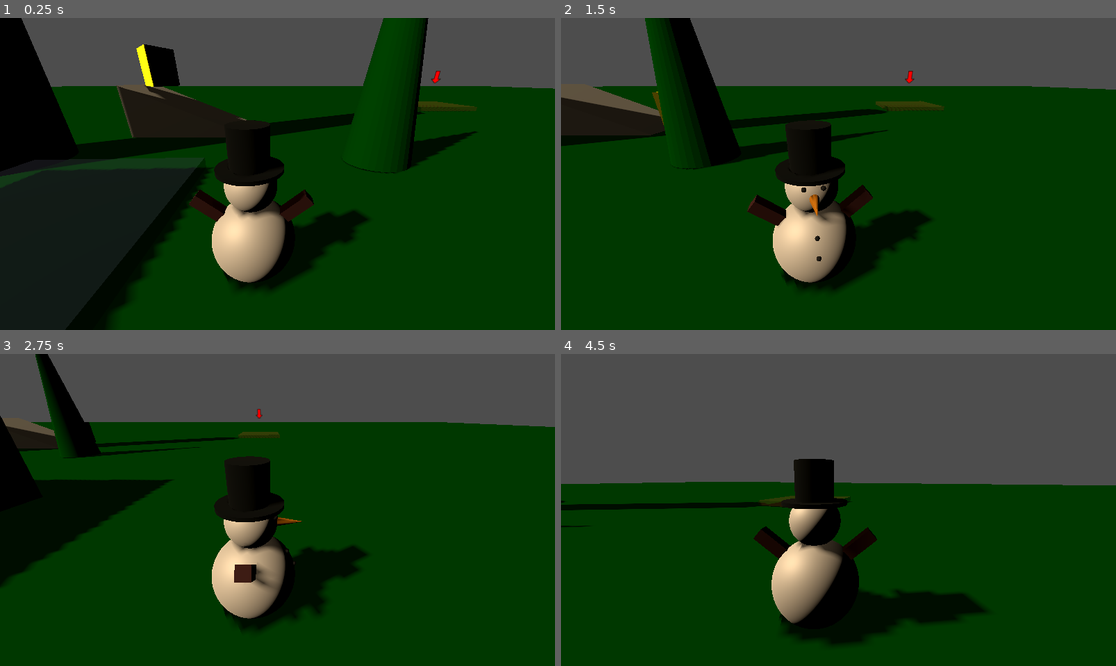
Above: before the commit, frames 1-4 (two rows, left to right).
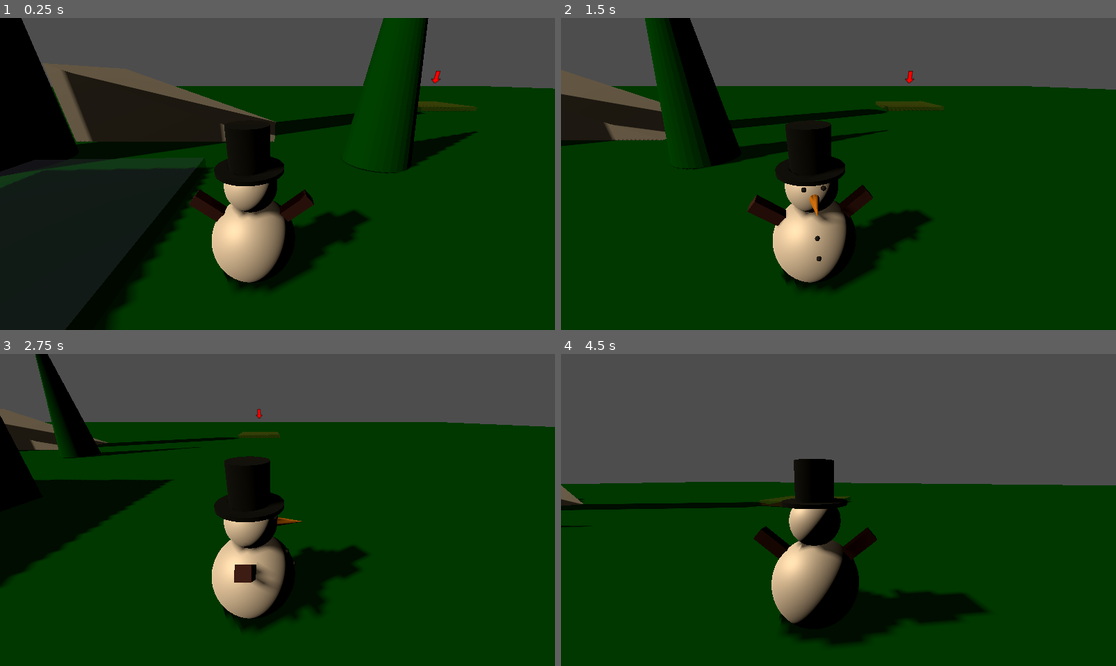
Above: after the commit, the same moments.

Repository: ThannooDhanan/3D-Game
Game: Godot game, scene res://Starting_Scene.tscn
Same seed, same stepped clock (60 frames per second), same inputs: the game is played once before the commit and once after it.
Inputs (mouse positions are in pixels of both pictures, inside the frame that each line leads up to):
- Up to frame 1 (0.25 s): no input
- Up to frame 2 (1.5 s): move the mouse to (960, 158) at 0.52 s; hold Right (Right) 0.53-1.28 s; hold X (Dig) 0.53-1.28 s; tap Space (jump) at 0.77 s; move the mouse to (727, 189) at 1.27 s; hold Down (Backward) from 1.28 s (still down); tap X (Dig) at 1.35 s
- Up to frame 3 (2.75 s): tap Space (jump) at 1.52 s; move the mouse to (333, 441) at 2.02 s; release Down (Backward) at 2.03 s; press the mouse at (333, 441) at 2.03 s; hold Right (Right) from 2.03 s (still down); tap X (Dig) at 2.3 s
- Up to frame 4 (4.5 s): move the mouse to (832, 516) at 2.77 s; release Right (Right) at 2.78 s; release the mouse at (832, 516) at 2.78 s; hold W (Forward) from 2.78 s (still down); tap X (Dig) at 2.85 s; tap Space (jump) at 3.02, 3.77 s; move the mouse to (877, 513) at 3.52 s; hold X (Dig) 3.53-4.28 s; move the mouse to (794, 506) at 4.27 s; click (794, 506) at 4.35 s

The runs differ from the first frame. In frame 1, 4.0% of the frame differs, in the area x 9-50%, y 8-40%; in frame 2, 1.1%; in frame 3, 0.3%; in frame 4, 0.1%.

Commit message:
Treasures
Added visual representation of the treasure getting "dug-up."

Diff:
--- /dev/null
+++ b/Scripts/DigSpot.gd
@@ -0,0 +1,21 @@
+extends PointOfInterest
+class_name DigSpot
+
+@export_range(1,3) var level: int = 1
+
+var burriedTreasure : PackedScene
+
+func _ready() -> void:
+	if !active:
+		pointerArrow.visible = false
+	else:
+		pass
+
+func _on_body_entered(body: Node3D):
+	if body is Player:
+		emit_signal("playerEnteredSite", self, body)
+		if !body.finishedDigging.is_connected(player_has_dugup_treasure):
+			body.finishedDigging.connect(player_has_dugup_treasure)
+
+func player_has_dugup_treasure(player: Player):
+	print(player.name + " has unearthed treasure!")
--- a/Scripts/Waypoint.gd
+++ b/Scripts/Point_of_interest.gd
@@ -1,15 +1,11 @@
 extends Area3D
-class_name DigSpot
+class_name PointOfInterest
 
 @onready var pointerArrow := %Arrow
 var active := false
 
 signal playerEnteredSite(digSite: Area3D, player: Node3D)
 signal playerLeftSite(player: Node3D)
-
-func _ready() -> void:
-	if !active:
-		pointerArrow.visible = false
 
 func _on_body_entered(body: Node3D) -> void:
 	if body is Player:
--- /dev/null
+++ b/Scripts/home.gd
@@ -0,0 +1,5 @@
+extends PointOfInterest
+class_name Home
+
+func _ready():
+	pointerArrow.visible = false
--- a/Scripts/player.gd
+++ b/Scripts/player.gd
@@ -37,7 +37,7 @@
 var isDigging := false
 var digTime := 0.0
 const MAX_DIG_TIME := 3.0
-signal finishedDigging
+signal finishedDigging(player: Player)
 
 func _input(event):
 	if (event.is_action_pressed("left_click")):
@@ -128,7 +128,7 @@
 		if digTime >= MAX_DIG_TIME:
 			print("finished Digging!")
 			resetAfterDigging(false)
-			emit_signal("finishedDigging")
+			emit_signal("finishedDigging", self)
 	elif digTime > 0:
 		print("Digging canceled, progress lost")
 		resetAfterDigging(true)
--- a/Scripts/treasures/treasure.gd
+++ b/Scripts/treasures/treasure.gd
@@ -8,7 +8,11 @@
 
 var velocity := Vector3.ZERO
 var gravity = ProjectSettings.get_setting("physics/3d/default_gravity")
+
+@export_category("Treasure properties")
+@export var displayName : String
 @export_range(5,50) var value: int
+
 
 func _physics_process(delta: float):
 	#simple rotation for the object
--- a/Scripts/treasures/treasure_bank.gd
+++ b/Scripts/treasures/treasure_bank.gd
@@ -1,7 +1,6 @@
 extends Node3D
 
-@onready var treasureBank := [
-	["res://treasure.tscn"], #level1 treasure
-	[], #level2 treasure
-	[] #level3 treasure
-	]
+const TREASURE_BANK := [
+	#level1 treasures
+	preload("res://Treasures/treasure_levels/treasures_level_1.tres")
+]
--- /dev/null
+++ b/Scripts/treasures/treasure_table.gd
@@ -0,0 +1,4 @@
+extends Resource
+class_name TreasureTable
+
+@export var treasures : Array[PackedScene] = []
--- a/Scripts/waypoint_and_home.gd
+++ b/Scripts/waypoint_and_home.gd
@@ -2,6 +2,7 @@
 
 @onready var dig_spots := %Checkpoints
 @onready var home := %Home
+@onready var treasureBank := %"Treasure Bank"
 
 var activeWaypoint: DigSpot
 
@@ -15,15 +16,16 @@
 		if waypoint != activeWaypoint:
 			waypoint.active = false
 			waypoint.visible = false
-	activeWaypoint.active = true
-	activeWaypoint.pointerArrow.visible = true
+	setUpActiveDigSpot()
+
 
 
 func playerInPoint(digSite: Area3D, player: Node3D) -> void:
 	if player is Player and digSite.active:
 		player.canDig = true
 		player.finishedDigging.connect(goHome)
-		#wait for the player to finish digging then deactivate digSite
+		player.finishedDigging.connect(releaseTreasure)
+		#wait for the player to finish digging then release treasure
 		#make home the new active point
 		print("Player " + player.name + " in " + digSite.name)
 
@@ -31,6 +33,19 @@
 	if player is Player:
 		player.canDig = false
 
-func goHome():
+func goHome(_player: Player):
 	activeWaypoint.active = false
 	activeWaypoint.visible = false
+
+func setUpActiveDigSpot():
+	var table: TreasureTable = treasureBank.TREASURE_BANK[activeWaypoint.level - 1]
+	var treasures = table.treasures
+	var randomTreasure = treasures[randi_range(0, len(treasures) -1)]
+	activeWaypoint.active = true
+	activeWaypoint.pointerArrow.visible = true
+	activeWaypoint.burriedTreasure = randomTreasure
+
+func releaseTreasure(_player: Player):
+	var treasureInstance = activeWaypoint.burriedTreasure.instantiate()
+	get_tree().current_scene.add_child(treasureInstance)
+	treasureInstance.global_position = activeWaypoint.global_position + Vector3(0,1,0)
--- a/Starting_Scene.tscn
+++ b/Starting_Scene.tscn
@@ -7,7 +7,6 @@
 [ext_resource type="Material" uid="uid://ckm4aknro6eh1" path="res://Materials/Color Materials/carrot.tres" id="4_t3ix3"]
 [ext_resource type="Material" uid="uid://cp8ddjlkjemya" path="res://Materials/Color Materials/Snowman_arm.tres" id="5_y1wb8"]
 [ext_resource type="PackedScene" uid="uid://dw4agfysx3wke" path="res://waypoint_and_return.tscn" id="6_t3ix3"]
-[ext_resource type="PackedScene" uid="uid://fja02r6tv40w" path="res://Treasures/treasure.tscn" id="8_l2gww"]
 [ext_resource type="PackedScene" uid="uid://7t6oubquod5h" path="res://to delete/ramp.tscn" id="9_na0wc"]
 
 [sub_resource type="QuadMesh" id="QuadMesh_e4ond"]
@@ -110,11 +109,8 @@
 [node name="WaypointAndReturn" parent="." instance=ExtResource("6_t3ix3")]
 transform = Transform3D(-0.041718695, 0, 0.9991294, 0, 1, 0, -0.9991294, 0, -0.041718695, -2.5750403, 0, -0.45673704)
 
-[node name="Treasure" parent="." instance=ExtResource("8_l2gww")]
-transform = Transform3D(1, 0, 0, 0, 1, 0, 0, 0, 1, -3.3497577, 2.4976833, -5.068224)
-
 [node name="Ramp" parent="." instance=ExtResource("9_na0wc")]
-transform = Transform3D(-1.18784946e-07, 3.4367704, 0, -2.7174828, -1.50226e-07, 0, 0, 0, 1.8880184, -2.304203, 4.7683716e-07, -5.2471685)
+transform = Transform3D(-1.18784946e-07, 3.4367704, 0, -2.7174828, -1.50226e-07, 0, 0, 0, 1.8880184, -2.304203, -0.19730997, -5.2471685)
 
 [editable path="Snowman"]
 [editable path="WaypointAndReturn"]
--- a/Treasures/treasure.tscn
+++ b/Treasures/treasure_donut.tscn
@@ -1,10 +1,12 @@
-[gd_scene load_steps=7 format=3 uid="uid://fja02r6tv40w"]
+[gd_scene load_steps=7 format=3 uid="uid://d2coigwpui6n1"]
 
-[ext_resource type="Script" uid="uid://nitlwgig5ort" path="res://Scripts/treasures/treasure.gd" id="1_hhdy1"]
-[ext_resource type="PhysicsMaterial" uid="uid://bhsh6ehsici0y" path="res://Materials/Physics/Frictionless.tres" id="1_lxfyp"]
-[ext_resource type="Material" uid="uid://ce8tijgnp7uge" path="res://Materials/Color Materials/treasure.tres" id="2_lxfyp"]
+[ext_resource type="PhysicsMaterial" uid="uid://bhsh6ehsici0y" path="res://Materials/Physics/Frictionless.tres" id="1_56bag"]
+[ext_resource type="Script" uid="uid://nitlwgig5ort" path="res://Scripts/treasures/treasure.gd" id="2_8nggf"]
+[ext_resource type="Material" uid="uid://ce8tijgnp7uge" path="res://Materials/Color Materials/treasure.tres" id="3_140gl"]
 
-[sub_resource type="PrismMesh" id="PrismMesh_qkt42"]
+[sub_resource type="TorusMesh" id="TorusMesh_56bag"]
+inner_radius = 0.33
+outer_radius = 1.1
 
 [sub_resource type="CapsuleShape3D" id="CapsuleShape3D_hhdy1"]
 height = 1.3
@@ -17,17 +19,18 @@
 axis_lock_angular_x = true
 axis_lock_angular_y = true
 axis_lock_angular_z = true
-physics_material_override = ExtResource("1_lxfyp")
+physics_material_override = ExtResource("1_56bag")
 contact_monitor = true
 max_contacts_reported = 2
-script = ExtResource("1_hhdy1")
-value = 5
+script = ExtResource("2_8nggf")
+displayName = "DO-NUT"
+value = 10
 
 [node name="Skin" type="MeshInstance3D" parent="."]
 unique_name_in_owner = true
-transform = Transform3D(1, 0, 0, 0, -4.371139e-08, -1, 0, 1, -4.371139e-08, 0, 0, 0)
-mesh = SubResource("PrismMesh_qkt42")
-surface_material_override/0 = ExtResource("2_lxfyp")
+transform = Transform3D(0.49846926, -0.23244005, 0, 0.23244005, 0.49846926, 0, 0, 0, 0.55, 0, 0, 0)
+mesh = SubResource("TorusMesh_56bag")
+surface_material_override/0 = ExtResource("3_140gl")
 
 [node name="CollisionShape3D" type="CollisionShape3D" parent="."]
 transform = Transform3D(1, 0, 0, 0, 1, 0, 0, 0, 1, 2.9802322e-08, -0.049572825, 2.9802322e-08)
--- /dev/null
+++ b/Treasures/treasure_fish.tscn
@@ -0,0 +1,45 @@
+[gd_scene load_steps=7 format=3 uid="uid://b7ptdlx6ef73l"]
+
+[ext_resource type="PhysicsMaterial" uid="uid://bhsh6ehsici0y" path="res://Materials/Physics/Frictionless.tres" id="1_gpi10"]
+[ext_resource type="Script" uid="uid://nitlwgig5ort" path="res://Scripts/treasures/treasure.gd" id="2_ign2p"]
+[ext_resource type="Material" uid="uid://ce8tijgnp7uge" path="res://Materials/Color Materials/treasure.tres" id="3_apd5j"]
+
+[sub_resource type="CapsuleMesh" id="CapsuleMesh_gpi10"]
+
+[sub_resource type="CapsuleShape3D" id="CapsuleShape3D_hhdy1"]
+height = 1.3
+
+[sub_resource type="BoxShape3D" id="BoxShape3D_h85lg"]
+size = Vector3(1.4, 1.4, 1.4)
+
+[node name="Treasure" type="RigidBody3D"]
+collision_mask = 3
+axis_lock_angular_x = true
+axis_lock_angular_y = true
+axis_lock_angular_z = true
+physics_material_override = ExtResource("1_gpi10")
+contact_monitor = true
+max_contacts_reported = 2
+script = ExtResource("2_ign2p")
+displayName = "Fish of Life"
+value = 7
+
+[node name="Skin" type="MeshInstance3D" parent="."]
+unique_name_in_owner = true
+transform = Transform3D(0.7, 0, 0, 0, -3.059797e-08, -0.7, 0, 0.7, -3.059797e-08, 0, 0, 0)
+mesh = SubResource("CapsuleMesh_gpi10")
+surface_material_override/0 = ExtResource("3_apd5j")
+
+[node name="CollisionShape3D" type="CollisionShape3D" parent="."]
+transform = Transform3D(1, 0, 0, 0, 1, 0, 0, 0, 1, 2.9802322e-08, -0.049572825, 2.9802322e-08)
+shape = SubResource("CapsuleShape3D_hhdy1")
+
+[node name="ContactBox" type="Area3D" parent="."]
+unique_name_in_owner = true
+
+[node name="CollisionShape3D" type="CollisionShape3D" parent="ContactBox"]
+transform = Transform3D(1, 0, 0, 0, 1, 0, 0, 0, 1, -5.9604645e-08, 5.9604645e-08, 5.9604645e-08)
+shape = SubResource("BoxShape3D_h85lg")
+
+[connection signal="body_entered" from="." to="." method="_on_body_entered"]
+[connection signal="body_entered" from="ContactBox" to="." method="_on_contact_box_body_entered"]
--- /dev/null
+++ b/Treasures/treasure_generic.tscn
@@ -0,0 +1,45 @@
+[gd_scene load_steps=7 format=3 uid="uid://fja02r6tv40w"]
+
+[ext_resource type="PhysicsMaterial" uid="uid://bhsh6ehsici0y" path="res://Materials/Physics/Frictionless.tres" id="1_dtg05"]
+[ext_resource type="Script" uid="uid://nitlwgig5ort" path="res://Scripts/treasures/treasure.gd" id="2_t0lxv"]
+[ext_resource type="Material" uid="uid://ce8tijgnp7uge" path="res://Materials/Color Materials/treasure.tres" id="3_r65jg"]
+
+[sub_resource type="PrismMesh" id="PrismMesh_qkt42"]
+
+[sub_resource type="CapsuleShape3D" id="CapsuleShape3D_hhdy1"]
+height = 1.3
+
+[sub_resource type="BoxShape3D" id="BoxShape3D_h85lg"]
+size = Vector3(1.4, 1.4, 1.4)
+
+[node name="Treasure" type="RigidBody3D"]
+collision_mask = 3
+axis_lock_angular_x = true
+axis_lock_angular_y = true
+axis_lock_angular_z = true
+physics_material_override = ExtResource("1_dtg05")
+contact_monitor = true
+max_contacts_reported = 2
+script = ExtResource("2_t0lxv")
+displayName = "Generic"
+value = 5
+
+[node name="Skin" type="MeshInstance3D" parent="."]
+unique_name_in_owner = true
+transform = Transform3D(1, 0, 0, 0, -4.371139e-08, -1, 0, 1, -4.371139e-08, 0, 0, 0)
+mesh = SubResource("PrismMesh_qkt42")
+surface_material_override/0 = ExtResource("3_r65jg")
+
+[node name="CollisionShape3D" type="CollisionShape3D" parent="."]
+transform = Transform3D(1, 0, 0, 0, 1, 0, 0, 0, 1, 2.9802322e-08, -0.049572825, 2.9802322e-08)
+shape = SubResource("CapsuleShape3D_hhdy1")
+
+[node name="ContactBox" type="Area3D" parent="."]
+unique_name_in_owner = true
+
+[node name="CollisionShape3D" type="CollisionShape3D" parent="ContactBox"]
+transform = Transform3D(1, 0, 0, 0, 1, 0, 0, 0, 1, -5.9604645e-08, 5.9604645e-08, 5.9604645e-08)
+shape = SubResource("BoxShape3D_h85lg")
+
+[connection signal="body_entered" from="." to="." method="_on_body_entered"]
+[connection signal="body_entered" from="ContactBox" to="." method="_on_contact_box_body_entered"]
--- /dev/null
+++ b/Treasures/treasure_levels/treasures_level_1.tres
@@ -0,0 +1,11 @@
+[gd_resource type="Resource" script_class="TreasureTable" load_steps=5 format=3 uid="uid://ifpn842yae75"]
+
+[ext_resource type="Script" uid="uid://c8lnii2cc46g6" path="res://Scripts/treasures/treasure_table.gd" id="1_6wlix"]
+[ext_resource type="PackedScene" uid="uid://fja02r6tv40w" path="res://Treasures/treasure_generic.tscn" id="2_caa7a"]
+[ext_resource type="PackedScene" uid="uid://b7ptdlx6ef73l" path="res://Treasures/treasure_fish.tscn" id="3_0cvos"]
+[ext_resource type="PackedScene" uid="uid://d2coigwpui6n1" path="res://Treasures/treasure_donut.tscn" id="4_gwpew"]
+
+[resource]
+script = ExtResource("1_6wlix")
+treasures = Array[PackedScene]([ExtResource("2_caa7a"), ExtResource("3_0cvos"), ExtResource("4_gwpew")])
+metadata/_custom_type_script = "uid://c8lnii2cc46g6"
--- a/home.tscn
+++ b/home.tscn
@@ -1,5 +1,6 @@
-[gd_scene load_steps=5 format=3 uid="uid://b3uo6entoqbxq"]
+[gd_scene load_steps=6 format=3 uid="uid://b3uo6entoqbxq"]
 
+[ext_resource type="Script" uid="uid://dq5a1fm18x6uc" path="res://Scripts/home.gd" id="1_o1ld7"]
 [ext_resource type="Material" uid="uid://dw2q727oh5sog" path="res://Materials/Color Materials/home_point.tres" id="1_tt30a"]
 [ext_resource type="Texture2D" uid="uid://c5wno254pwfkk" path="res://picture/Arrow.png" id="2_1ey7h"]
 
@@ -9,6 +10,7 @@
 [sub_resource type="BoxMesh" id="BoxMesh_tdds4"]
 
 [node name="Home" type="Area3D"]
+script = ExtResource("1_o1ld7")
 
 [node name="CollisionShape3D" type="CollisionShape3D" parent="."]
 transform = Transform3D(1, 0, 0, 0, 1, 0, 0, 0, 1, 0, 0.099999994, 0)
@@ -19,7 +21,8 @@
 mesh = SubResource("BoxMesh_tdds4")
 surface_material_override/0 = ExtResource("1_tt30a")
 
-[node name="Sprite3D" type="Sprite3D" parent="."]
+[node name="Arrow" type="Sprite3D" parent="."]
+unique_name_in_owner = true
 transform = Transform3D(1, 0, 0, 0, 1, 0, 0, 0, 1, 0, 1.5, 0)
 billboard = 2
 texture = ExtResource("2_1ey7h")
--- a/point_of_interest.tscn
+++ b/point_of_interest.tscn
@@ -1,6 +1,6 @@
 [gd_scene load_steps=7 format=3 uid="uid://l4412yq7568"]
 
-[ext_resource type="Script" uid="uid://3nq6a431s4v3" path="res://Scripts/Waypoint.gd" id="1_dsmrs"]
+[ext_resource type="Script" uid="uid://3nq6a431s4v3" path="res://Scripts/DigSpot.gd" id="1_dsmrs"]
 [ext_resource type="Material" uid="uid://t3yma0weqa0d" path="res://Materials/Color Materials/point_of_interest.tres" id="1_you40"]
 [ext_resource type="Texture2D" uid="uid://c5wno254pwfkk" path="res://picture/Arrow.png" id="2_dsmrs"]
 
--- a/to delete/ramp.tscn
+++ b/to delete/ramp.tscn
@@ -4,18 +4,17 @@
 
 [sub_resource type="PrismMesh" id="PrismMesh_c73o1"]
 
-[sub_resource type="ConcavePolygonShape3D" id="ConcavePolygonShape3D_ytgc7"]
-custom_solver_bias = 0.1
+[sub_resource type="ConcavePolygonShape3D" id="ConcavePolygonShape3D_c73o1"]
 data = PackedVector3Array(0, 0.5, 0.5, 0.5, -0.5, 0.5, -0.5, -0.5, 0.5, 0, 0.5, -0.5, -0.5, -0.5, -0.5, 0.5, -0.5, -0.5 …(286 unchanged characters)…
 
 [node name="Ramp" type="StaticBody3D"]
-transform = Transform3D(-1.18784946e-07, 3.4367704, 0, -2.7174828, -1.50226e-07, 0, 0, 0, 1.8880184, 0, 0, 0)
+transform = Transform3D(-4.371139e-08, 1, 0, -1, -4.371139e-08, 0, 0, 0, 1, 0, 0, 0)
 physics_material_override = SubResource("PhysicsMaterial_c73o1")
 
 [node name="MeshInstance3D" type="MeshInstance3D" parent="."]
-transform = Transform3D(0.9999999, 0, 0, 0, 0.99999994, 0, 0, 0, 1, 0, 0, 0)
+transform = Transform3D(1.5, 0, 0, 0, 1.7, 0, 0, 0, 1.5, 0, 0, 0)
 mesh = SubResource("PrismMesh_c73o1")
 
-[node name="CollisionShape3D" type="CollisionShape3D" parent="."]
-transform = Transform3D(0.9999999, 0, 0, 0, 0.99999994, 0, 0, 0, 1, 0, 0, 0)
-shape = SubResource("ConcavePolygonShape3D_ytgc7")
+[node name="Collider" type="CollisionShape3D" parent="."]
+transform = Transform3D(1.5, 0, 0, 0, 1.7, 0, 0, 0, 1.5, 0, 0, 0)
+shape = SubResource("ConcavePolygonShape3D_c73o1")
--- a/waypoint_and_return.tscn
+++ b/waypoint_and_return.tscn
@@ -1,11 +1,15 @@
-[gd_scene load_steps=4 format=3 uid="uid://dw4agfysx3wke"]
+[gd_scene load_steps=5 format=3 uid="uid://dw4agfysx3wke"]
 
 [ext_resource type="Script" uid="uid://bvtcgisgb2rpi" path="res://Scripts/waypoint_and_home.gd" id="1_w1vx1"]
 [ext_resource type="PackedScene" uid="uid://l4412yq7568" path="res://point_of_interest.tscn" id="2_bmrny"]
+[ext_resource type="PackedScene" uid="uid://cwat0tklgfm1g" path="res://Treasures/treasure_bank.tscn" id="2_w1vx1"]
 [ext_resource type="PackedScene" uid="uid://b3uo6entoqbxq" path="res://home.tscn" id="3_bmrny"]
 
 [node name="WaypointAndReturn" type="Node3D"]
 script = ExtResource("1_w1vx1")
+
+[node name="Treasure Bank" parent="." instance=ExtResource("2_w1vx1")]
+unique_name_in_owner = true
 
 [node name="Checkpoints" type="Node3D" parent="."]
 unique_name_in_owner = true
Renamed: Scripts/Waypoint.gd.uid -> Scripts/DigSpot.gd.uid
Not shown, added: Scripts/Point_of_interest.gd.uid
Not shown, added: Scripts/home.gd.uid
Not shown, added: Scripts/treasures/treasure_table.gd.uid
Not shown: 1 places in Starting_Scene.tscn that only renumber resources
